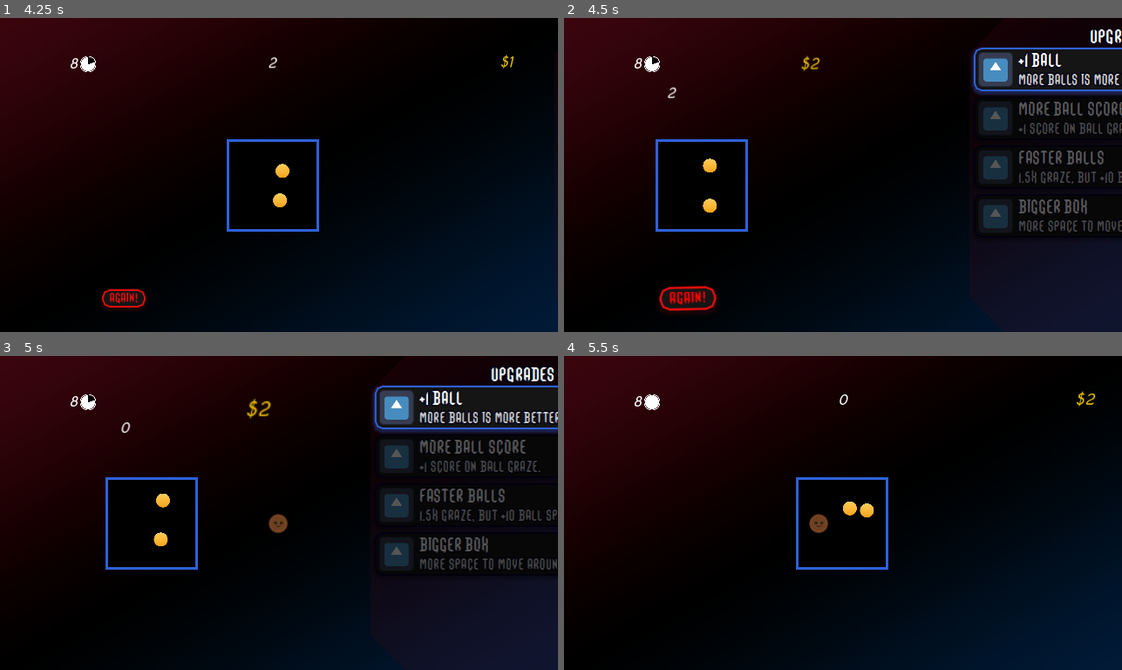
Above: before the commit, frames 1-4 (two rows, left to right).
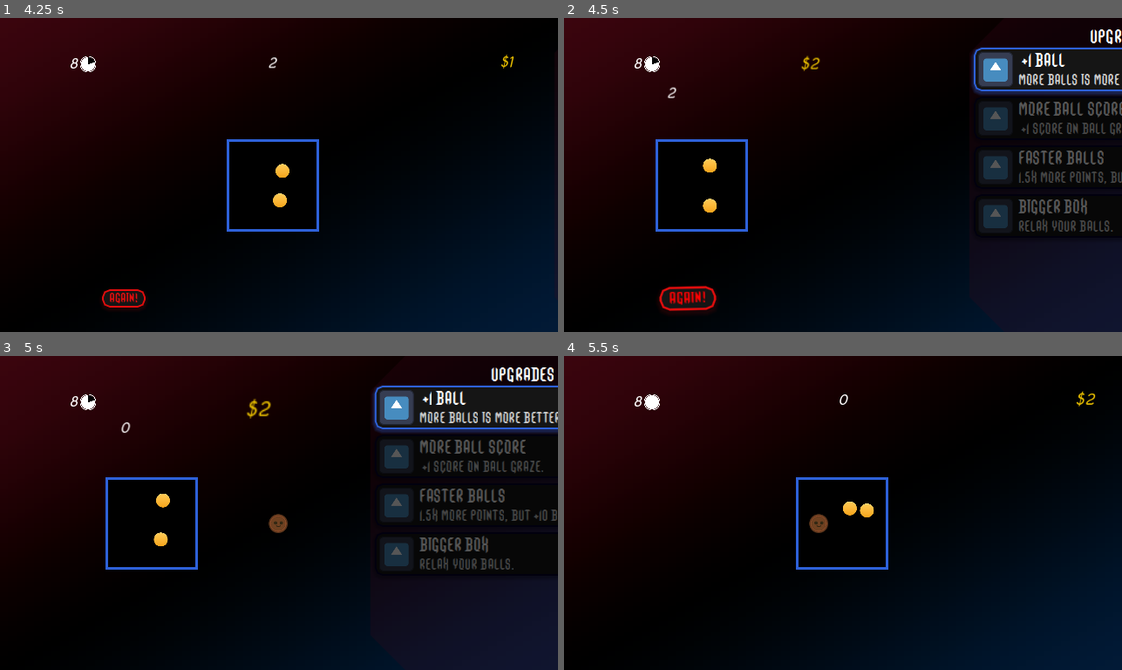
Above: after the commit, the same moments.

Repository: leofarias-cpu/brain-game-jam-incremental
Game: Godot game, scene res://systems/game/game.tscn
Same seed, same stepped clock (60 frames per second), same inputs: the game is played once before the commit and once after it. The engine's default icon, where the game draws it, is replaced by a stand-in: a white triangle on a blue panel in a dark square.
Inputs (mouse positions are in pixels of both pictures, inside the frame that each line leads up to):
- Up to frame 1 (4.25 s): move the mouse to (55, 65) at 0.52 s; hold D (right) 0.53-1.28 s; tap I every 0.75 s from 0.6 to 3.6 s; move the mouse to (279, 61) at 1.27 s; hold S (down) 1.28-2.03 s; move the mouse to (334, 105) at 2.02 s; hold D (right) 2.03-2.78 s; move the mouse to (251, 237) at 2.77 s; hold W (up) 2.78-3.53 s; move the mouse to (446, 222) at 3.52 s; hold A (left) from 3.53 s (still down)
- Up to frame 2 (4.5 s): release A (left) at 4.25 s; click "AGAIN!" at 4.25 s
- Up to frame 3 (5 s): no input
- Up to frame 4 (5.5 s): move the mouse to (675, 465) at 5.02 s; hold A (left) from 5.03 s (still down); tap I at 5.1 s

Frame 1 is identical in both runs. In frame 2, 1.5% of the frame differs, in the area x 81-100%, y 11-69%; in frame 3, 1.8%, in the area x 75-100%, y 11-69%; in frame 4, nothing differs.

Commit message:
feat: agora também em PT-BR

Diff:
--- /dev/null
+++ b/assets/translation/Incremental Game Upgrades - Página1(1).csv
@@ -0,0 +1,26 @@
+Implemented?,Upgrade,Title,Título,Description,Descrição,Tooltip
+FALSE,ball_add, +1 Ball, +1 Bola,More balls is more better.,Mais Bolas é mais melhor.,"Balls are really motivated to kill you, but they lack a clear sense of direction in life. Currently adding +X balls."
+FALSE,balls_faster,Faster Balls,Bolas Rápidas,"1.5x more points, but +10 ball speed.","1.5x mais pontos, mas são mais rápidos.",Currently adding +X Speed and +Y Multiplier
+FALSE,evil_ball,Sacrifice a Ball,Sacrifique uma Bola,Calls the King of Balls.,Convoca o Rei das Bolas.,"While his big size and luxurious color may set him apart from other Balls, what actually earned him the royal title was his ability to turn bussiness insights into actionable points and shareholder value. He's actually more of a manager."
+FALSE,evil_grazing,,Convince the King to help,He'll graze bullets with dignity.,O Rei também vai pontuar raspando bolas.,
+FALSE,more_ball_money,More Ball Score,Bolas pontudas, +1 score on Ball graze.,Porque dão mais pontos. +1 ponto na raspada.,
+FALSE,,,,,,
+FALSE,bigger_play_area,Bigger Box,Caixa Maior,Relax your balls.,Sua bolas vão relaxar mais.,Bad news: You're in hell. Good news: Land is really cheap.
+FALSE,more_safe_time,More time,Mais tempo,Until They Get Grazy.,Até Eles Ficarem Doidos.,Your lavish display of wealth humbles and distracts your enemies for longer.
+FALSE,more_hp, +1 HP, +1 HP,Play stupider!,Jogue Pior e não sofra as consequências!,
+FALSE,more_speed,Go faster,Fique mais rapido,Outrun the balls.,Corra mais que as bolas.,
+FALSE,,,,,,
+FALSE,faster_shooter,Faster bullets,Balas +Rápidas,"1.5x more points, but +10 bullet speed.","1.5 mais pontos, mas são mais rápidos.",
+FALSE,add_shooter, +1 Rhombus, +1 Losango,👉,👉,
+FALSE,shooter_more_bullets, +1 Rhombus Bullet, +1 Bala pro Losango,Fund their bullet addiction.,Alimente o vício de balas deles.,
+FALSE,shooter_more_score, +2 bullet score, +2 Pontos na Bala,Yeah,É,
+FALSE,,,,,,
+FALSE,,,,,,
+FALSE,,,,,,
+FALSE,,,,,,
+FALSE,,,,,,
+FALSE,,,,,,
+FALSE,,,,,,
+FALSE,,,,,,
+FALSE,,,,,,
+FALSE,,,,,,
--- /dev/null
+++ b/assets/translation/translation.csv
@@ -0,0 +1,25 @@
+keys,en,pt
+ball_add_title, +1 Ball, +1 Bola
+ball_add_description,More balls is more better.,Mais Bolas é mais melhor.
+balls_faster_title,Faster Balls,Bolas Rápidas
+balls_faster_description,"1.5x more points, but +10 ball speed.","1.5x mais pontos, mas são mais rápidos."
+evil_ball_title,Sacrifice a Ball,Sacrifique uma Bola
+evil_ball_description,Calls the King of Balls.,Convoca o Rei das Bolas.
+ball_more_money_title,More Ball Score,Bolas pontudas
+ball_more_money_description, +1 score on Ball graze.,Porque dão mais pontos. +1 ponto na raspada.
+bigger_play_area_title,Bigger Box,Caixa Maior
+bigger_play_area_description,Relax your balls.,Sua bolas vão relaxar mais.
+more_safe_time_title,More time,Mais tempo
+more_safe_time_description,Until They Get Grazy.,Até Eles Ficarem Doidos.
+more_hp_title, +1 HP, +1 HP
+more_hp_description,Play stupider!,Jogue Pior e não sofra as consequências!
+more_speed_title,Go faster,Fique mais rapido
+more_speed_description,Outrun the balls.,Corra mais que as bolas.
+faster_shooter_title,Faster bullets,Balas +Rápidas
+faster_shooter_description,"1.5x more points, but +10 bullet speed.","1.5 mais pontos, mas são mais rápidos."
+add_shooter_title, +1 Rhombus, +1 Losango
+add_shooter_description,👉,👉
+shooter_more_bullets_title, +1 Rhombus Bullet, +1 Bala pro Losango
+shooter_more_bullets_description,Fund their bullet addiction.,Alimente o vício de balas deles.
+shooter_more_score_title, +2 bullet score, +2 Pontos na Bala
+shooter_more_score_description,Yeah,É
--- /dev/null
+++ b/assets/translation/translation_tool.gd
@@ -0,0 +1,25 @@
+@tool
+extends EditorScript
+# Exemplo de como tá o csv agora:
+#Implemented?,Upgrade,Title,Título,Description,Descrição,Tooltip
+#FALSE,ball_add, +1 Ball, +1 Bola,More balls is more better.,Mais Bolas é mais melhor.,"Balls are really motivated to kill you, but they lack a clear sense of direction in life. Currently adding +X balls."
+
+func _run() -> void:
+	var output_file = FileAccess.open("res://assets/translation/translation.csv", FileAccess.WRITE)
+	var file := FileAccess.open("res://assets/translation/Incremental Game Upgrades - Página1(1).csv", FileAccess.READ)
+	if file == null:
+		push_error("GG Errou o arquivo de CSV ou deu outro problema foda: %s" % FileAccess.get_open_error())
+		return
+
+	var _header = file.get_csv_line()
+
+	output_file.store_csv_line(["keys", "en", "pt"])
+
+	while file.get_position() < file.get_length():
+		var line := file.get_csv_line()
+		if line[2] == "": continue # Omitting empty lines
+
+		var base_key := line[1]
+
+		output_file.store_csv_line(["%s_title" % base_key, line[2], line[3]])
+		output_file.store_csv_line(["%s_description" % base_key, line[4], line[5]])
--- a/project.godot
+++ b/project.godot
@@ -69,6 +69,10 @@
 ]
 }
 
+[internationalization]
+
+locale/translations=PackedStringArray("res://assets/translation/translation.en.translation", "res://assets/translation/translation.pt.translation")
+
 [layer_names]
 
 2d_physics/layer_1="Player"
--- a/systems/game/game.gd
+++ b/systems/game/game.gd
@@ -46,6 +46,8 @@
 signal play_space_size_changed(space: PlaySpace)
 
 func _ready() -> void:
+	TranslationServer.set_locale("pt")
+	print()
 	set_play_space_size(play_space_height, play_space_width, play_space_border_width)
 	for enemy in enemies:
 		add_enemy(enemy)
--- a/systems/game/game.tscn
+++ b/systems/game/game.tscn
@@ -19,9 +19,9 @@
 [ext_resource type="FontFile" uid="uid://d1gtmh52vs017" path="res://assets/grimoire of death/TrueType (.ttf)/GrimoireOfDeath-Italic.ttf" id="11_danal"]
 [ext_resource type="PackedScene" uid="uid://cdbi5j1lx0ri" path="res://ui/timer/progress_bar.tscn" id="14_8ssvi"]
 [ext_resource type="Script" uid="uid://cyd5pn1tdumoj" path="res://systems/upgrade/Upgrade.gd" id="17_acwcx"]
-[ext_resource type="Resource" uid="uid://c6ydmvxvh068d" path="res://systems/upgrade/upgrades/ball_add/add_ball.tres" id="18_n2pfc"]
-[ext_resource type="Resource" uid="uid://0wr7yvjntel6" path="res://systems/upgrade/upgrades/balls_faster/faster_balls.tres" id="19_3gm7n"]
-[ext_resource type="Resource" uid="uid://t0mqqu86gh3u" path="res://systems/upgrade/upgrades/ball_more_money/more_ball_money.tres" id="19_n2pfc"]
+[ext_resource type="Resource" uid="uid://c6ydmvxvh068d" path="res://systems/upgrade/upgrades/ball_add/ball_add.tres" id="18_n2pfc"]
+[ext_resource type="Resource" uid="uid://0wr7yvjntel6" path="res://systems/upgrade/upgrades/balls_faster/balls_faster.tres" id="19_3gm7n"]
+[ext_resource type="Resource" uid="uid://t0mqqu86gh3u" path="res://systems/upgrade/upgrades/ball_more_money/ball_more_money.tres" id="19_n2pfc"]
 [ext_resource type="Resource" uid="uid://ckd4xp572i1ba" path="res://systems/upgrade/upgrades/bigger_play_area/bigger_play_area.tres" id="20_8ssvi"]
 
 [sub_resource type="Resource" id="Resource_sc4om"]
--- a/systems/upgrade/upgrades/ball_add/add_ball.tres
+++ b/systems/upgrade/upgrades/ball_add/ball_add.tres
@@ -1,7 +1,7 @@
 [gd_resource type="Resource" format=3 uid="uid://c6ydmvxvh068d"]
 
 [ext_resource type="Texture2D" uid="uid://4q335xxs2p" path="res://icon.svg" id="1_1oafo"]
-[ext_resource type="Script" uid="uid://bmgpk44qdj1im" path="res://systems/upgrade/upgrades/ball_add/add_ball.gd" id="1_xhv5j"]
+[ext_resource type="Script" uid="uid://bmgpk44qdj1im" path="res://systems/upgrade/upgrades/ball_add/ball_add.gd" id="2_4fpxn"]
 
 [sub_resource type="Curve" id="Curve_1oafo"]
 _limits = [0.0, 2000.0, 1.0, 10.0]
@@ -10,7 +10,7 @@
 metadata/_snap_count = 2
 
 [resource]
-script = ExtResource("1_xhv5j")
+script = ExtResource("2_4fpxn")
 cost_curve = SubResource("Curve_1oafo")
 max_upgrades = 6
 title = "+1 Ball"
--- a/systems/upgrade/upgrades/ball_more_money/more_ball_money.tres
+++ b/systems/upgrade/upgrades/ball_more_money/ball_more_money.tres
@@ -1,7 +1,7 @@
 [gd_resource type="Resource" format=3 uid="uid://t0mqqu86gh3u"]
 
 [ext_resource type="Texture2D" uid="uid://4q335xxs2p" path="res://icon.svg" id="1_inl48"]
-[ext_resource type="Script" uid="uid://ctjbikxx1eqep" path="res://systems/upgrade/upgrades/ball_more_money/more_ball_money.gd" id="2_fshli"]
+[ext_resource type="Script" uid="uid://ctjbikxx1eqep" path="res://systems/upgrade/upgrades/ball_more_money/ball_more_money.gd" id="2_fshli"]
 
 [sub_resource type="Curve" id="Curve_xhv5j"]
 _limits = [1.0, 1000000.0, 1.0, 200.0]
--- a/systems/upgrade/upgrades/balls_faster/faster_balls.tres
+++ b/systems/upgrade/upgrades/balls_faster/balls_faster.tres
@@ -1,7 +1,7 @@
 [gd_resource type="Resource" format=3 uid="uid://0wr7yvjntel6"]
 
 [ext_resource type="Texture2D" uid="uid://4q335xxs2p" path="res://icon.svg" id="1_6cjl6"]
-[ext_resource type="Script" uid="uid://b4r0xb1ap4pld" path="res://systems/upgrade/upgrades/balls_faster/faster_balls.gd" id="1_uiqtv"]
+[ext_resource type="Script" uid="uid://b4r0xb1ap4pld" path="res://systems/upgrade/upgrades/balls_faster/balls_faster.gd" id="1_uiqtv"]
 
 [sub_resource type="Curve" id="Curve_hoijo"]
 _limits = [1.0, 10000.0, 1.0, 5.0]
--- a/systems/upgrade/upgrades/evil_grazing/evil_grazing.tres
+++ b/systems/upgrade/upgrades/evil_grazing/evil_grazing.tres
@@ -12,5 +12,5 @@
 script = ExtResource("2_7guq3")
 cost_curve = SubResource("Curve_defy1")
 title = "Convince the King to help"
-description = "He'll graze bullets with dignity."
+description = "O Rei também vai pontuar raspando bolas."
 metadata/_custom_type_script = "uid://cyd5pn1tdumoj"
--- a/systems/upgrade/upgrades/faster_shooter/faster_bullets.tres
+++ b/systems/upgrade/upgrades/faster_shooter/faster_shooter.tres
@@ -1,7 +1,7 @@
 [gd_resource type="Resource" format=3 uid="uid://cgocwblblb08q"]
 
 [ext_resource type="Texture2D" uid="uid://4q335xxs2p" path="res://icon.svg" id="1_jxp3o"]
-[ext_resource type="Script" uid="uid://cb40hqhg8x8uq" path="res://systems/upgrade/upgrades/faster_shooter/faster_bullets.gd" id="2_jxp3o"]
+[ext_resource type="Script" uid="uid://cb40hqhg8x8uq" path="res://systems/upgrade/upgrades/faster_shooter/faster_shooter.gd" id="2_jxp3o"]
 
 [sub_resource type="Curve" id="Curve_p2m0o"]
 _limits = [1.0, 100000.0, 1.0, 10.0]
--- a/systems/upgrade/upgrades/shooter_add/add_shooter.tres
+++ b/systems/upgrade/upgrades/shooter_add/shooter_add.tres
@@ -1,7 +1,7 @@
 [gd_resource type="Resource" format=3 uid="uid://c1gkakkt5gune"]
 
 [ext_resource type="Texture2D" uid="uid://4q335xxs2p" path="res://icon.svg" id="1_7w151"]
-[ext_resource type="Script" uid="uid://d0auvv3v152mo" path="res://systems/upgrade/upgrades/shooter_add/add_shooter.gd" id="2_pvwmp"]
+[ext_resource type="Script" uid="uid://d0auvv3v152mo" path="res://systems/upgrade/upgrades/shooter_add/shooter_add.gd" id="2_pvwmp"]
 
 [sub_resource type="Curve" id="Curve_ubcp4"]
 _limits = [1.0, 100000.0, 1.0, 4.0]
--- a/ui/shop/Shop.tscn
+++ b/ui/shop/Shop.tscn
@@ -4,8 +4,8 @@
 [ext_resource type="Theme" uid="uid://dj1j8finhedt" path="res://ui/theme.tres" id="1_eil5d"]
 [ext_resource type="Script" uid="uid://rnb2ricfggik" path="res://ui/shop/shop.gd" id="2_eil5d"]
 [ext_resource type="Script" uid="uid://cyd5pn1tdumoj" path="res://systems/upgrade/Upgrade.gd" id="3_hoijo"]
-[ext_resource type="Resource" uid="uid://t0mqqu86gh3u" path="res://systems/upgrade/upgrades/ball_more_money/more_ball_money.tres" id="4_abbq3"]
-[ext_resource type="Resource" uid="uid://0wr7yvjntel6" path="res://systems/upgrade/upgrades/balls_faster/faster_balls.tres" id="5_xc065"]
+[ext_resource type="Resource" uid="uid://t0mqqu86gh3u" path="res://systems/upgrade/upgrades/ball_more_money/ball_more_money.tres" id="4_abbq3"]
+[ext_resource type="Resource" uid="uid://0wr7yvjntel6" path="res://systems/upgrade/upgrades/balls_faster/balls_faster.tres" id="5_xc065"]
 
 [node name="Shop" type="Panel" unique_id=429705958 node_paths=PackedStringArray("upgrades_container")]
 custom_minimum_size = Vector2(350, 0)
--- a/ui/shop/shop_row.gd
+++ b/ui/shop/shop_row.gd
@@ -9,10 +9,10 @@
 signal bought(upgrade: Upgrade)
 
 func _ready() -> void:
-	title.text = upgrade.title
+	title.text = tr(upgrade.resource_path.get_file().get_basename() + "_title")
 
 
-	description.text = upgrade.description
+	description.text = tr(upgrade.resource_path.get_file().get_basename() + "_description")
 	cost.text = "$%s" % upgrade.get_next_upgrade_cost()
 
 	if upgrade.icon:
--- a/ui/shop/shop_row.tscn
+++ b/ui/shop/shop_row.tscn
@@ -3,7 +3,7 @@
 [ext_resource type="Theme" uid="uid://dj1j8finhedt" path="res://ui/theme.tres" id="1_iyhv2"]
 [ext_resource type="Texture2D" uid="uid://4q335xxs2p" path="res://icon.svg" id="2_bh2l1"]
 [ext_resource type="Script" uid="uid://bwgubj12p1yqf" path="res://ui/shop/shop_row.gd" id="2_h1wgh"]
-[ext_resource type="Resource" uid="uid://t0mqqu86gh3u" path="res://systems/upgrade/upgrades/ball_more_money/more_ball_money.tres" id="3_h1wgh"]
+[ext_resource type="Resource" uid="uid://t0mqqu86gh3u" path="res://systems/upgrade/upgrades/ball_more_money/ball_more_money.tres" id="3_h1wgh"]
 [ext_resource type="Theme" uid="uid://c8n2h0a5fv313" path="res://ui/numbers.tres" id="5_cf0wy"]
 [ext_resource type="Script" uid="uid://c2dbhuw14o6fs" path="res://ui/shop/level.gd" id="5_vpogu"]
 
--- a/ui/theme.tres
+++ b/ui/theme.tres
@@ -65,6 +65,6 @@
 Button/styles/pressed = SubResource("StyleBoxFlat_rqugq")
 Panel/styles/panel = SubResource("StyleBoxFlat_8grp2")
 RichTextLabel/colors/font_outline_color = Color(0.01813333, 0.015999999, 0.08, 1)
-RichTextLabel/constants/outline_size = 6
+RichTextLabel/constants/outline_size = 0
 RichTextLabel/fonts/italics_font = ExtResource("2_jf26r")
 RichTextLabel/fonts/normal_font = ExtResource("1_rqugq")
Binary file added: assets/translation/Incremental Game Upgrades - Página1(1).Description.translation
Binary file added: assets/translation/Incremental Game Upgrades - Página1(1).Descrição.translation
Binary file added: assets/translation/Incremental Game Upgrades - Página1(1).Title.translation
Binary file added: assets/translation/Incremental Game Upgrades - Página1(1).Tooltip.translation
Binary file added: assets/translation/Incremental Game Upgrades - Página1(1).Título.translation
Binary file added: assets/translation/Incremental Game Upgrades - Página1(1).Upgrade.translation
Not shown, added: assets/translation/Incremental Game Upgrades - Página1(1).csv.import
Not shown, added: assets/translation/translation.csv.import
Binary file added: assets/translation/translation.en.translation
Binary file added: assets/translation/translation.pt.translation
Not shown, added: assets/translation/translation_tool.gd.uid
Not shown, added: export_presets.cfg
(and 10 more such lines)
